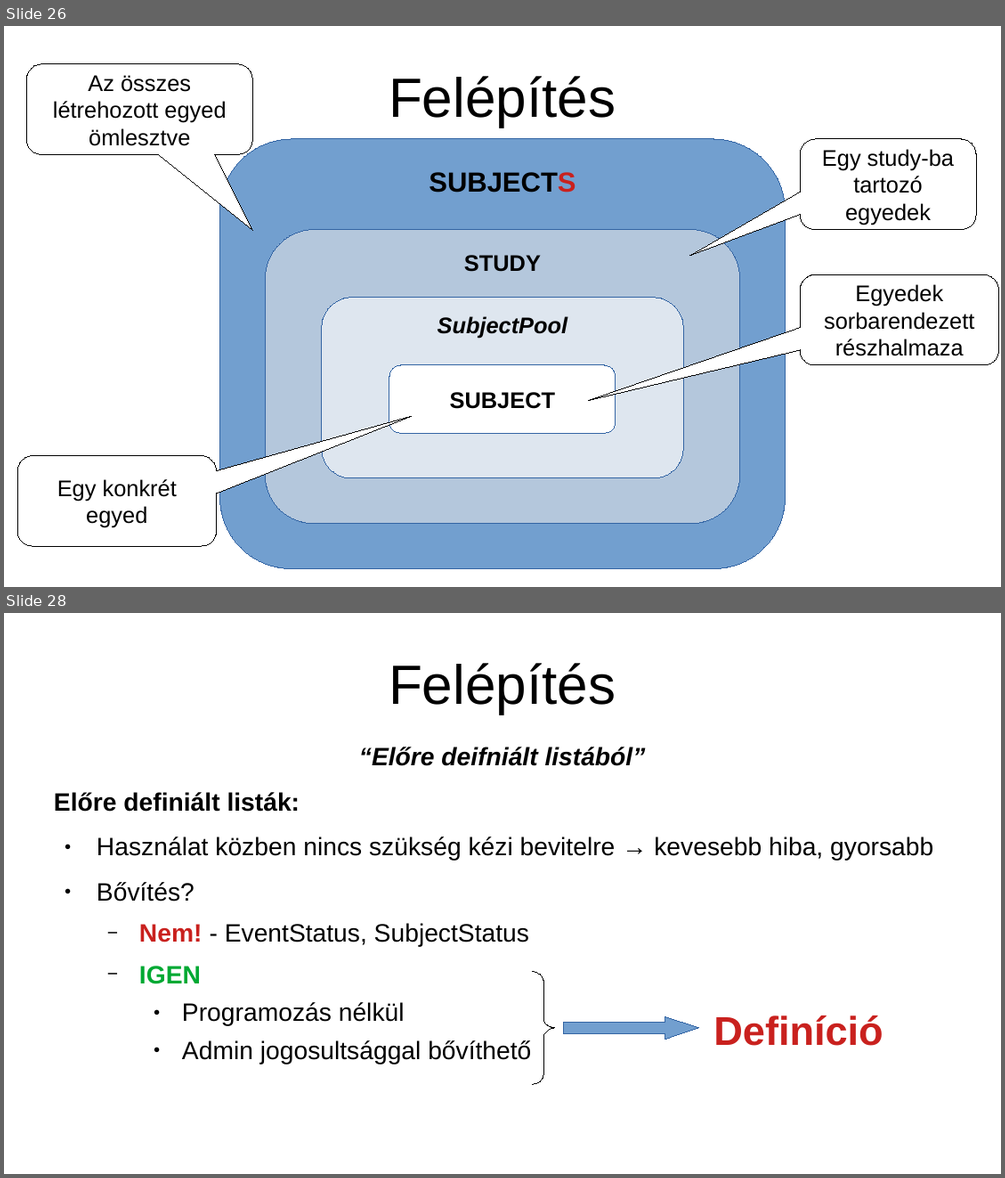
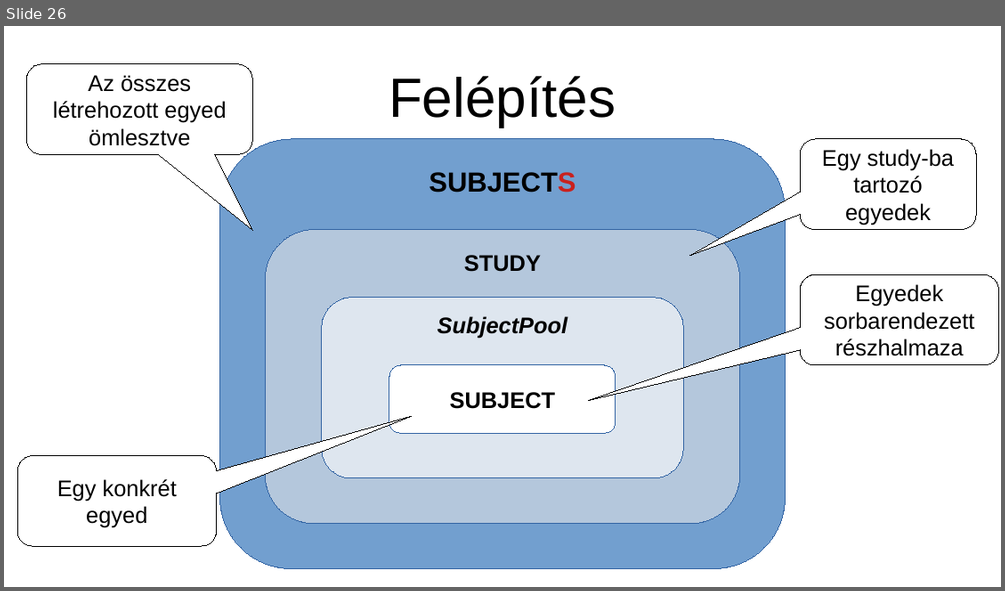
Before and after one commit to dfajtai/exam_register, a slide deck: src/online_event_recorder/howto/exam_register_manual_v0_20240305.odp. Shown one above the other, each under a label of ours: slides 26 and 28 before the commit, slide 26 after it; the slides between them are not shown. The pictures are 1005x1178 and 1005x591 pixels, drawn with LibreOffice and Linux fonts; fonts in the diff are those of the drawing. Boxes give left, top, right and bottom in pixels: in the first picture for what was removed or moved away, otherwise in the second. Text is boxed around its words. In the diff, an @@ line names an element or a change of style, - is before the commit and + after.

```diff
--- a/src/online_event_recorder/howto/exam_register_manual_v0_20240305.odp
+++ b/src/online_event_recorder/howto/exam_register_manual_v0_20240305.odp
@@ slide 28 removed at (4, 613, 1001, 1174), background #FFFFFF @@
@@ title removed at (388, 663, 615, 714) @@
-Felépítés
@@ text removed at (54, 747, 933, 1064) @@
-“Előre deifniált listából”
-Előre definiált listák:
-● Használat közben nincs szükség kézi bevitelre → kevesebb hiba, gyorsabb
-● Bővítés?
-  − Nem! - EventStatus, SubjectStatus
-  − IGEN
-    ● Programozás nélkül
-    ● Admin jogosultsággal bővíthető
@@ freeform shape removed at (533, 971, 555, 1085) @@
@@ right arrow removed at (563, 1016, 699, 1039) @@
@@ text removed at (713, 1015, 882, 1046) @@
-Definíció
```
Also in this commit, not shown: 6 slides changed, 17 slides added, 1 other slide removed, 4 other files.
